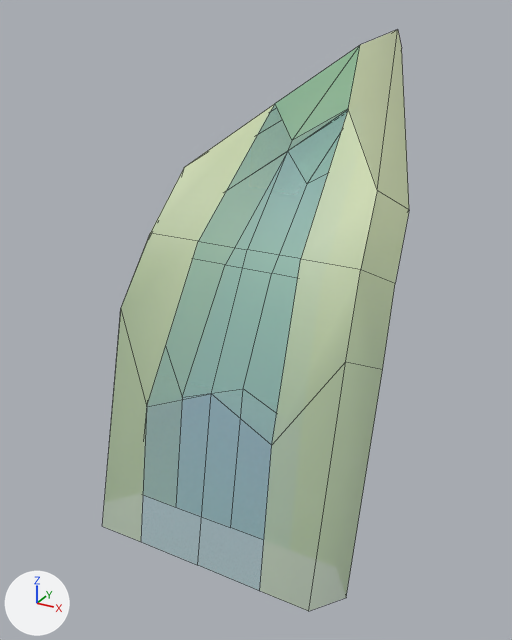
Before and after pictures for a commit that changed the FBX model Assets/Models/Tiny Treats plants/sansevieria_leaf_small_B.fbx.
Both versions are drawn from a camera (50 mm lens) standing at (0.277, -0.426, 0.394) and looking at (-0.041, 0.151, 0.106). Every picture has the same lights, and +X, +Y and +Z are marked at lower left. Mesh edges are drawn as thin lines. Objects named as collision shapes, trigger or cutter boxes, shadow casters or lower levels of detail are left out. Where no turn or scale is listed for an object, it has been applied to the vertices.

The first picture shows 'sansevieria_leaf_small_B'.
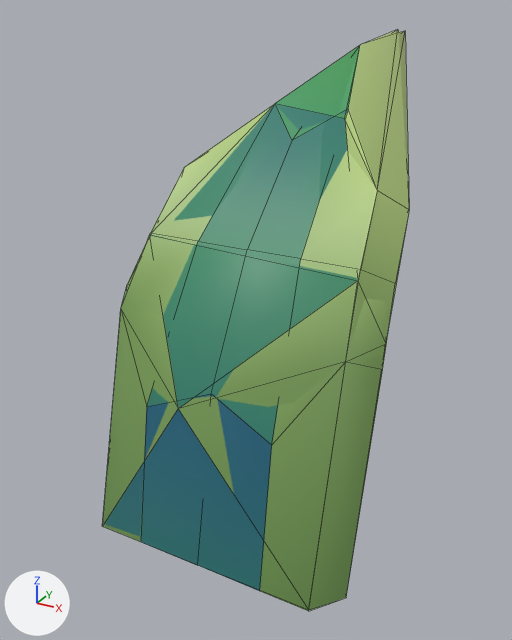
The change, as a diff of the scene's bpy script:
```diff
--- a/Assets/Models/Tiny Treats plants/sansevieria_leaf_small_B.fbx.py
+++ b/Assets/Models/Tiny Treats plants/sansevieria_leaf_small_B.fbx.py
@@ img_tiny_treats_texture_1_png @@
-img_tiny_treats_texture_1_png = load_image('tiny_treats_texture_1.png', 'tiny_treats_texture_1.png', 1024, 1024, 'Non-Color')
+img_tiny_treats_texture_1_png = load_image('tiny_treats_texture_1.png', 'tiny_treats_texture_1.png', 1024, 1024, 'sRGB')
@@ mat_tiny_treats_1 @@
 n0 = _N.new('ShaderNodeBsdfPrincipled'); n0.name = 'Principled BSDF'
 n2 = _N.new('ShaderNodeTexImage'); n2.name = 'Image Texture'
 n2.image = img_tiny_treats_texture_1_png
-n3 = _N.new('ShaderNodeTexImage'); n3.name = 'Image Texture.001'
-n3.image = img_tiny_treats_texture_1_png
 _L.new(n2.outputs[0], n0.inputs[0])  # 'Color' to 'Base Color'
-_L.new(n3.outputs[0], n0.inputs[4])  # 'Color' to 'Alpha'
 _L.new(n0.outputs[0], n1.inputs[0])  # 'BSDF' to 'Surface'
+_L.new(n2.outputs[1], n0.inputs[4])  # 'Alpha' to 'Alpha'
@@ me_sansevieria_leaf_small_b_001 @@
+me_sansevieria_leaf_small_b_001.from_pydata(...)  # 31 vertices, 39 faces; spans x -0.127..0.127, y -0.028..0.43, z -0.05..0.371
+me_sansevieria_leaf_small_b_001.materials.append(mat_tiny_treats_1)  # picture img_tiny_treats_texture_1_png
@@ ob_sansevieria_leaf_small_b_lod1 @@
+ob_sansevieria_leaf_small_b_lod1 = bpy.data.objects.new('sansevieria_leaf_small_B_LOD1', me_sansevieria_leaf_small_b_001)
+ob_sansevieria_leaf_small_b_lod1.location = (0.0, 0.0, 0.0)
```

Boxes [x1, y1, x2, y2] around the edits, measured in the pictures (512 x 640 px):
'sansevieria_leaf_small_B', surface changed
    both: [102, 30, 409, 611]
'sansevieria_leaf_small_B_LOD1', added
    after: [104, 31, 409, 544]
